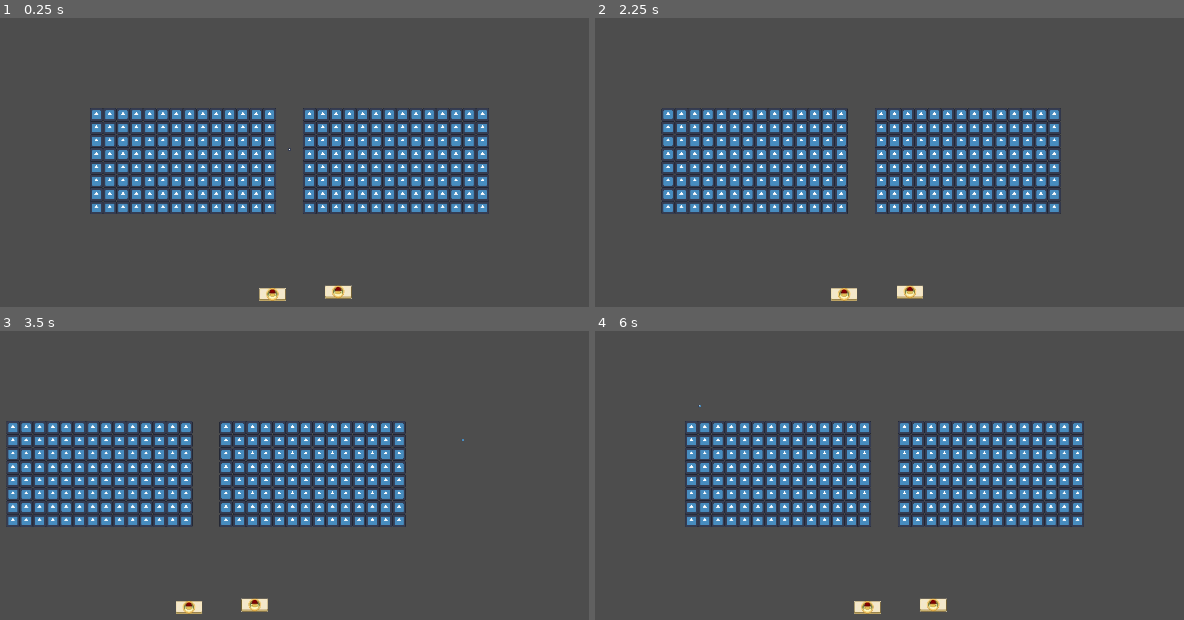
Above: before the commit, frames 1-4 (two rows, left to right).
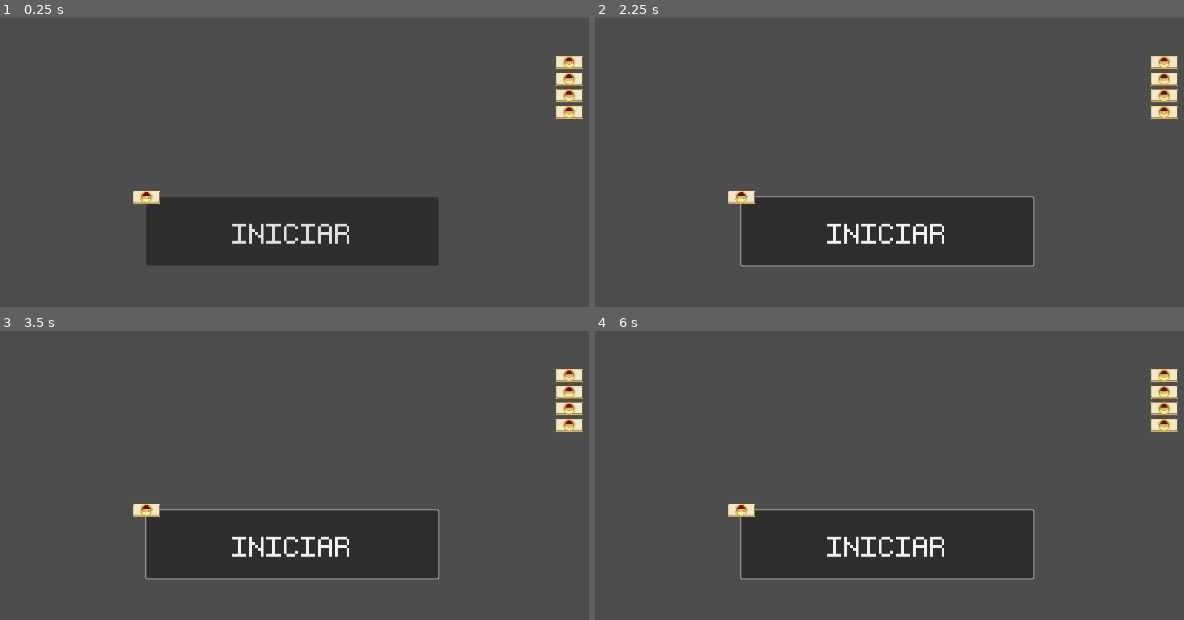
Above: after the commit, the same moments.

Repository: FrampthDev/JamOn
Game: Godot game, scene res://Scenes/start_scene.tscn
Same seed, same stepped clock (60 frames per second), same inputs: the game is played once before the commit and once after it. Before the commit the project starts from res://Scenes/game_scene.tscn. The engine's default icon, where the game draws it, is replaced by a stand-in: a white triangle on a blue panel in a dark square.
Inputs (mouse positions are in pixels of both pictures, inside the frame that each line leads up to):
- Up to frame 1 (0.25 s): no input
- Up to frame 2 (2.25 s): click (889, 231) at 0.5 s, where only the run after the commit has a clickable "INICIAR"; click (889, 231) at 1.25 s, where only the run after the commit has a clickable "INICIAR"; tap Enter at 2 s; move the mouse to (1060, 127) at 2.02 s; press the mouse at (1060, 127) at 2.03 s; hold Right (Right) from 2.03 s (still down)
- Up to frame 3 (3.5 s): release Right (Right) at 2.75 s; release the mouse at (465, 440) at 2.75 s; drag from (129, 484) to (465, 440) at 2.77 s
- Up to frame 4 (6 s): tap Space at 3.5, 5 s; move the mouse to (966, 362) at 3.52 s; press the mouse at (966, 362) at 3.53 s; hold Right (Right) 3.53-4.25 s; release the mouse at (966, 362) at 4.25 s; tap Enter at 4.25 s; drag from (842, 553) to (606, 426) at 4.27 s; move the mouse to (1125, 530) at 5.02 s; press the mouse at (1125, 530) at 5.03 s; hold Left (Left) 5.03-5.75 s; release the mouse at (1125, 530) at 5.75 s; drag from (642, 394) to (807, 426) at 5.77 s

The runs differ from the first frame. In frame 1, 26% of the frame differs, in the area x 15-99%, y 13-98%; in frame 2, 26%; in frame 3, 26%, in the area x 1-99%, y 13-98%; in frame 4, 26%.
Error after the commit: Invalid access to property or key '0' on a base object of type 'Nil'. (res://Scripts/signal_manager.gd:139)

Commit message:
Start-Scene (da errores...)

Diff:
--- /dev/null
+++ b/Scenes/start_scene.tscn
@@ -0,0 +1,29 @@
+[gd_scene load_steps=4 format=3 uid="uid://bj1fq176tly7d"]
+
+[ext_resource type="FontFile" uid="uid://bjlb2eitrxrrv" path="res://EXEPixelPerfect.ttf" id="1_82sop"]
+[ext_resource type="Script" uid="uid://bumbgr6u00ui6" path="res://Scripts/scene_control.gd" id="1_aeweq"]
+[ext_resource type="PackedScene" uid="uid://r0qh1ukuc7kk" path="res://Scenes/piece.tscn" id="3_8turk"]
+
+[node name="StartScene" type="Node2D"]
+
+[node name="Control" type="Control" parent="."]
+layout_mode = 3
+anchors_preset = 0
+offset_right = 1933.0
+offset_bottom = 1067.0
+script = ExtResource("1_aeweq")
+
+[node name="Button" type="Button" parent="Control"]
+texture_filter = 1
+layout_mode = 0
+offset_left = 616.0
+offset_top = 655.0
+offset_right = 1318.0
+offset_bottom = 819.0
+theme_override_fonts/font = ExtResource("1_82sop")
+theme_override_font_sizes/font_size = 110
+text = "INICIAR"
+
+[node name="Piece" parent="Control/Button" instance=ExtResource("3_8turk")]
+
+[connection signal="pressed" from="Control/Button" to="Control" method="_on_button_pressed"]
--- a/Scripts/game_manager.gd
+++ b/Scripts/game_manager.gd
@@ -1,3 +1,6 @@
 extends Node2D
 
 var turn : int = 1
+
+func _on_button_pressed():
+	pass
--- /dev/null
+++ b/Scripts/scene_control.gd
@@ -0,0 +1,4 @@
+extends Control
+
+func _on_button_pressed() -> void:
+	get_tree().change_scene("res://game_scene.tscn")
--- a/Scripts/signal_manager.gd
+++ b/Scripts/signal_manager.gd
@@ -44,7 +44,7 @@
 	if dragged && event.is_action_pressed("SwapGens"):
 		swap = true
 
-func _init() -> void:
+func _ready() -> void:
 	for i in 8:
 		buffer.append(null)
 
--- a/project.godot
+++ b/project.godot
@@ -11,7 +11,7 @@
 [application]
 
 config/name="JamOn"
-run/main_scene="uid://7earpq7viliu"
+run/main_scene="uid://bj1fq176tly7d"
 config/features=PackedStringArray("4.4", "GL Compatibility")
 config/icon="res://Sprites/icon.svg"
 
Not shown, added: Scripts/scene_control.gd.uid
